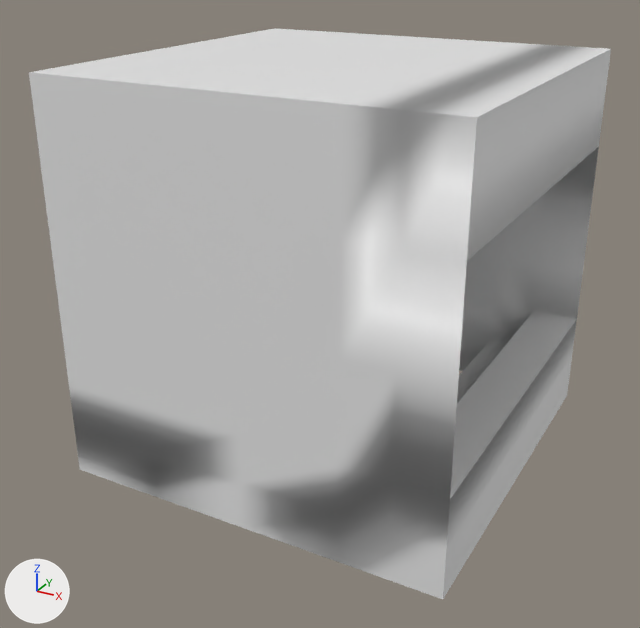
Before and after pictures for a commit that changed the FBX model SferoTestVR/Assets/Art/Models/Corridors/Corridor_1U_Left.fbx.
Camera for both pictures: a 50 mm lens placed at (-25.18, -11.21, 10.31), pointed at (-33.2, 3.39, 3.01). Every picture has the same lights, and +X, +Y and +Z are marked at lower left.

In view in the first picture: 'Corridor 1U Left'.
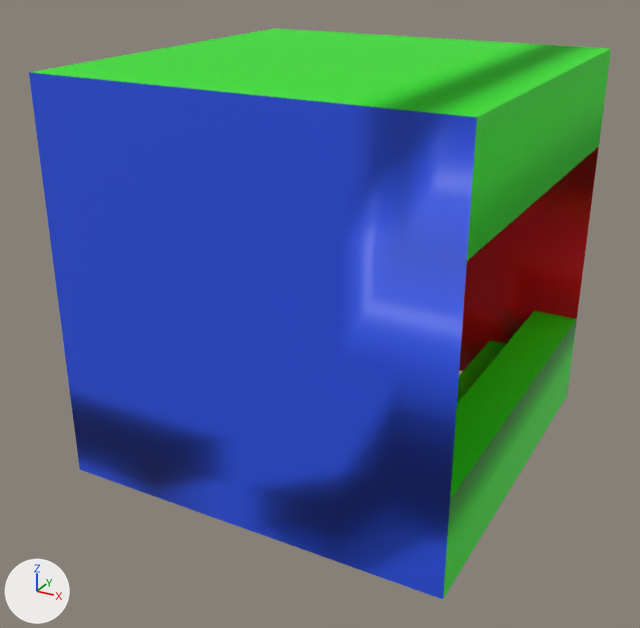
What differs and where, as boxes [x1, y1, x2, y2] in the pictures (640 x 628 px):
```json
{"part": 1, "of": "me_corridor_1u_left_001", "change": "recoloured", "before": [29, 72, 477, 599], "after": [29, 72, 477, 599], "on screen": "grey to blue"}
{"part": 2, "of": "me_corridor_1u_left_001", "change": "recoloured", "before": [30, 28, 611, 599], "after": [30, 28, 611, 599], "on screen": "white to green"}
{"part": 3, "of": "me_corridor_1u_left_001", "change": "recoloured", "before": [459, 147, 599, 371], "after": [459, 147, 599, 371], "on screen": "grey to red"}
```

Edits to the scene script, one JSON object a line:
```json
{"op": "add", "block": "mat_wall", "code": ["mat_wall = principled_material('wall')", "mat_wall.base_color = (0.0123, 0.8, 0.0)  # green #1de700"]}
{"op": "add", "block": "mat_floor", "code": ["mat_floor = principled_material('floor')", "mat_floor.base_color = (0.0226, 0.0857, 0.8)  # blue #2953e7"]}
{"op": "add", "block": "mat_ceiling", "code": ["mat_ceiling = principled_material('ceiling')", "mat_ceiling.base_color = (0.8, 0.0, 0.00472)  # red #e7000f"]}
{"block": "me_corridor_1u_left_001", "where": "me_corridor_1u_left_001.from_pydata(...)  # 72 vertices, 74 faces; spans x -4.0..4.0, y 0.0..8.0, z 0.0..8.0"}
{"block": "me_corridor_1u_left_001", "where": "# used by ob_corridor_1u_left; location = (-33.0, 0.0, 0.0)"}
{"block": "me_corridor_1u_left_001", "change": "me_corridor_1u_left_001 part 1: all 25 faces centred in x -3.0..3.5, y 0.0, z 0.5..7.0 switch from no material to mat_floor (blue #2953e7)"}
{"block": "me_corridor_1u_left_001", "change": "me_corridor_1u_left_001 part 2: all 24 faces centred in x -4.0..4.0, y 4.0, z 0.0..8.0 switch from no material to mat_wall (green #1de700)"}
{"block": "me_corridor_1u_left_001", "change": "me_corridor_1u_left_001 part 3: all 25 faces centred in x -3.0..3.5, y 8.0, z 0.5..7.0 switch from no material to mat_ceiling (red #e7000f)"}
```
